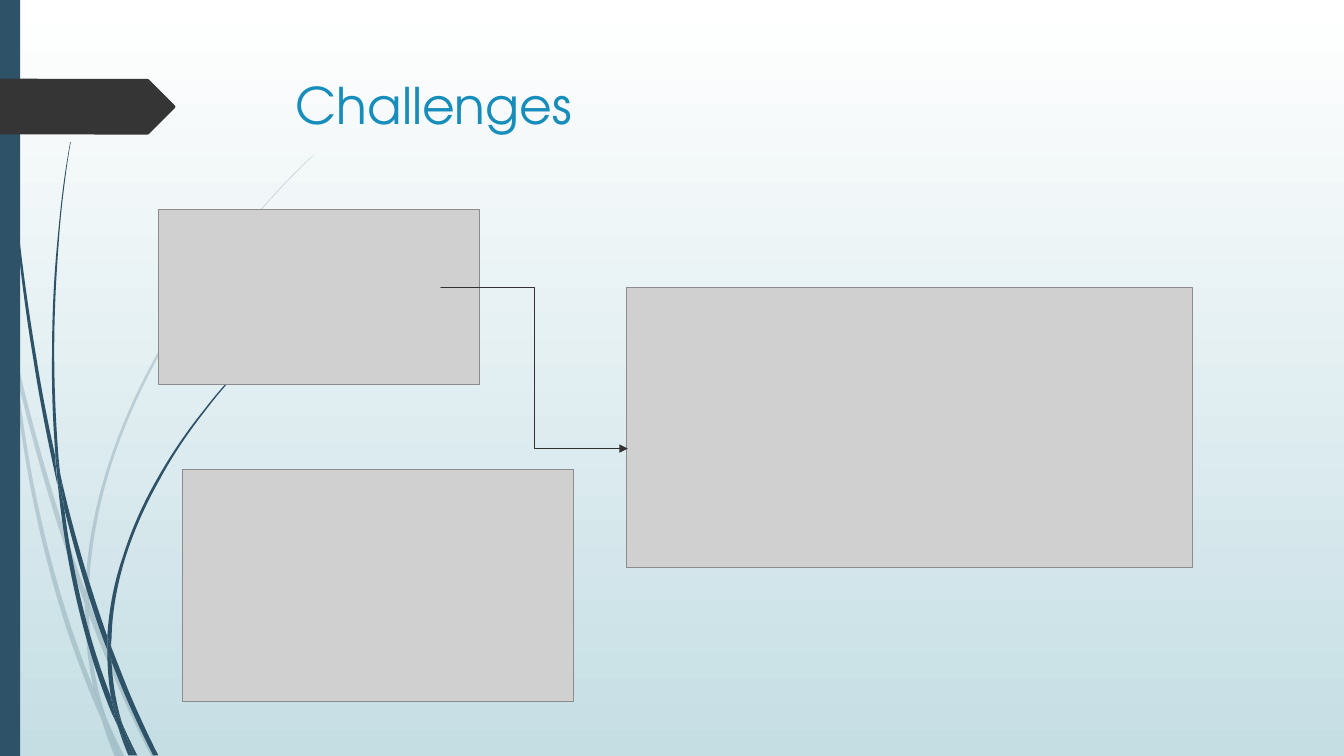
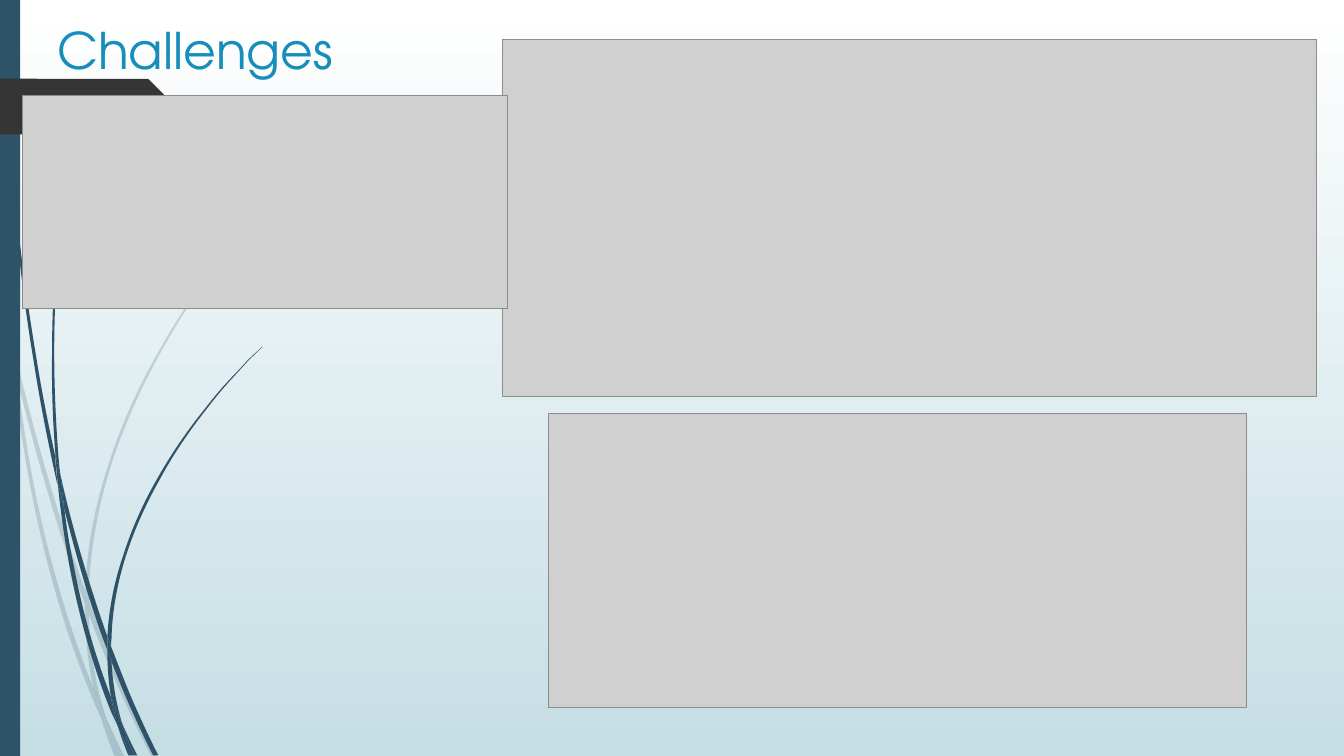
Before and after one commit to Azam6169/storageSystem, a slide deck: slide 5 of PHP-Presentation.pptx. Drawn at 1344x756 pixels with LibreOffice and Linux fonts; fonts in the diff are those of the drawing; grey boxes stand for pictures. Boxes give left, top, right and bottom in pixels: in the first picture for what was removed or moved away, otherwise in the second. Text is boxed around its words. In the diff, an @@ line names an element or a change of style, - is before the commit and + after.

```diff
--- a/PHP-Presentation.pptx
+++ b/PHP-Presentation.pptx
@@ title "Challenges" rewrapped from bbox=[296, 86, 572, 135] to bbox=[57, 31, 333, 93] @@
@@ picture added at bbox=[502, 39, 1317, 396] @@
@@ picture added at bbox=[22, 96, 507, 309] @@
@@ picture removed at bbox=[159, 210, 480, 384] @@
@@ elbow arrow removed from (441, 288) to (628, 449) @@
@@ picture removed at bbox=[626, 288, 1193, 569] @@
@@ picture added at bbox=[548, 413, 1246, 708] @@
@@ picture removed at bbox=[182, 469, 574, 702] @@
```
Also in this commit, not shown: 4 other slides changed, 3 slides removed, 2 other files.
